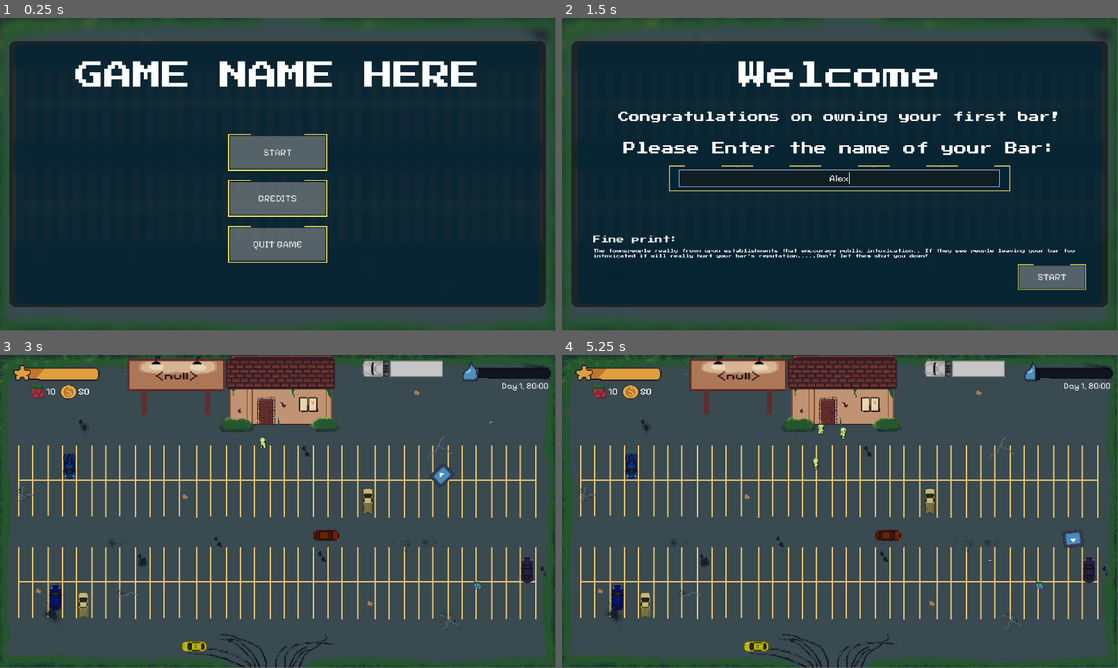
Above: before the commit, frames 1-4 (two rows, left to right).
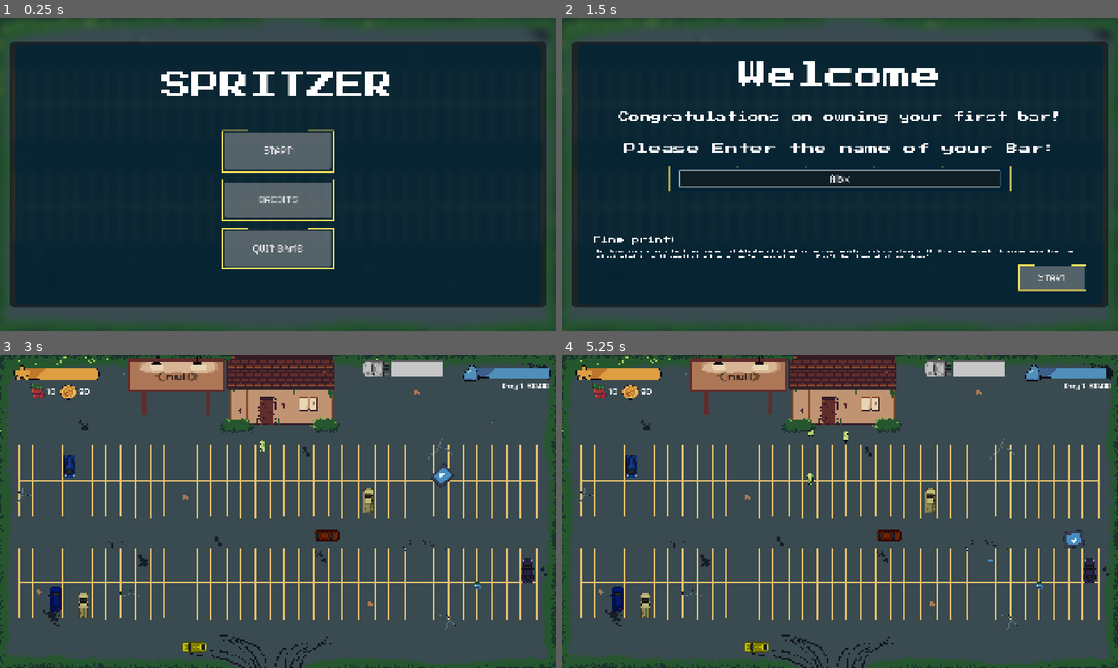
Above: after the commit, the same moments.

Repository: birbothedev/godot_wild_jam_92
Game: Godot game, scene res://scenes/start_menu.tscn
Two runs of this game, one before a commit and one after it. Both use one fixed random seed, a clock stepped at 60 frames per second and the inputs below. The engine's default icon, where the game draws it, is replaced by a stand-in: a white triangle on a blue panel in a dark square.
Inputs (mouse positions are in pixels of both pictures, inside the frame that each line leads up to):
- Up to frame 1 (0.25 s): no input
- Up to frame 2 (1.5 s): click "START" at 0.5 s; click (840, 177) at 1.27 s; type "Alex" at 1.35 s
- Up to frame 3 (3 s): click "START" at 2 s; tap Enter at 2.75 s; move the mouse to (533, 386) at 2.77 s; hold D (right) from 2.78 s (still down); click (533, 386) at 2.85 s
- Up to frame 4 (5.25 s): move the mouse to (728, 527) at 3.52 s; release D (right) at 3.53 s; hold S (down) 3.53-4.28 s; click (728, 527) at 3.6 s; move the mouse to (895, 442) at 4.27 s; hold D (right) 4.28-5.03 s; click (895, 442) at 4.35 s; move the mouse to (812, 574) at 5.02 s; hold W (up) from 5.03 s (still down); click (812, 574) at 5.1 s
In our replay, the window is 799x449 before the commit and 800x450 after it. These sizes can differ from the game's own. Grey fills any space a smaller window leaves; there, only what the larger window draws over its background counts as a difference.

The runs differ from the first frame. In frame 1, 6.7% of the frame differs, in the area x 1-99%, y 7-93%; in frame 2, 4.1%; in frame 3, 9.5%; in frame 4, 9.7%, in the area x 0-100%, y 0-100%.

Commit message:
export stuff and some minor changes

Diff:
--- a/godot-wild-jam-92/project.godot
+++ b/godot-wild-jam-92/project.godot
@@ -25,7 +25,9 @@
 
 window/size/viewport_width=1920
 window/size/viewport_height=1080
-window/size/mode=3
+window/size/window_width_override=960
+window/size/window_height_override=540
+window/stretch/mode="canvas_items"
 
 [global_group]
 
--- a/godot-wild-jam-92/scenes/start_menu.tscn
+++ b/godot-wild-jam-92/scenes/start_menu.tscn
@@ -32,10 +32,10 @@
 
 [node name="Quit" type="Button" parent="Start Menu Screen" unique_id=1716276632]
 layout_mode = 0
-offset_left = 795.0
-offset_top = 726.0
-offset_right = 1125.0
-offset_bottom = 839.0
+offset_left = 777.0
+offset_top = 733.0
+offset_right = 1142.0
+offset_bottom = 859.0
 theme_override_fonts/font = ExtResource("2_m7x51")
 theme_override_font_sizes/font_size = 35
 theme_override_styles/normal = SubResource("StyleBoxFlat_h61rw")
@@ -45,9 +45,9 @@
 
 [node name="Start" type="Button" parent="Start Menu Screen" unique_id=567141740]
 layout_mode = 0
-offset_left = 795.0
-offset_top = 408.0
-offset_right = 1125.0
+offset_left = 776.0
+offset_top = 396.0
+offset_right = 1142.0
 offset_bottom = 521.0
 theme_override_fonts/font = ExtResource("2_m7x51")
 theme_override_font_sizes/font_size = 35
@@ -58,10 +58,10 @@
 
 [node name="Credits" type="Button" parent="Start Menu Screen" unique_id=1960076900]
 layout_mode = 0
-offset_left = 795.0
+offset_left = 777.0
 offset_top = 567.0
-offset_right = 1125.0
-offset_bottom = 680.0
+offset_right = 1144.0
+offset_bottom = 688.0
 theme_override_fonts/font = ExtResource("2_m7x51")
 theme_override_font_sizes/font_size = 35
 theme_override_styles/normal = SubResource("StyleBoxFlat_h61rw")
--- a/godot-wild-jam-92/scripts/buy_screen.gd
+++ b/godot-wild-jam-92/scripts/buy_screen.gd
@@ -1,6 +1,6 @@
 extends Node2D
 
-var PLUS_REP_COST = 40
+var PLUS_REP_COST = 100
 var HYPNOTIZE_COST = 100
 var BERRY_BOOST_COST = 3
 var SPRITZ_AMMO_MULTIPLIER = 5
--- a/godot-wild-jam-92/scripts/game_manger.gd
+++ b/godot-wild-jam-92/scripts/game_manger.gd
@@ -28,7 +28,7 @@
 
 var hypnotize_purchased = false
 
-var player_ammo_count = 10
+var player_ammo_count = 50
 var max_ammo_count = 50
 
 func _process(delta: float) -> void:
--- a/godot-wild-jam-92/scripts/patron.gd
+++ b/godot-wild-jam-92/scripts/patron.gd
@@ -1,6 +1,6 @@
 extends CharacterBody2D
 
-@export var speed = 35
+@export var speed = 55
 var target_position : Vector2
 var patron_target_locations
 var temp_positions_array
Not shown, changed: godot-wild-jam-92/assets/audio/tunetank-jazz-cafe-music-348267.mp3.import
Binary file changed: godot-wild-jam-92/assets/main title screen.png
Not shown, changed: godot-wild-jam-92/export_presets.cfg
